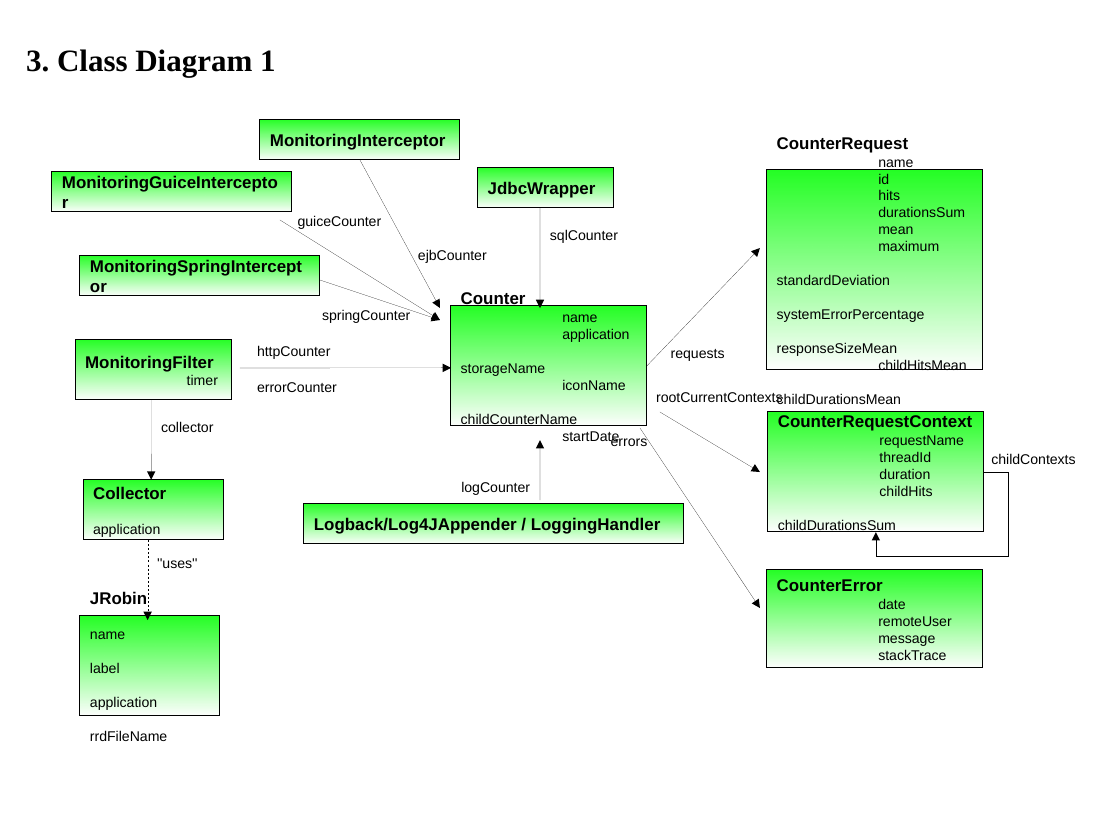
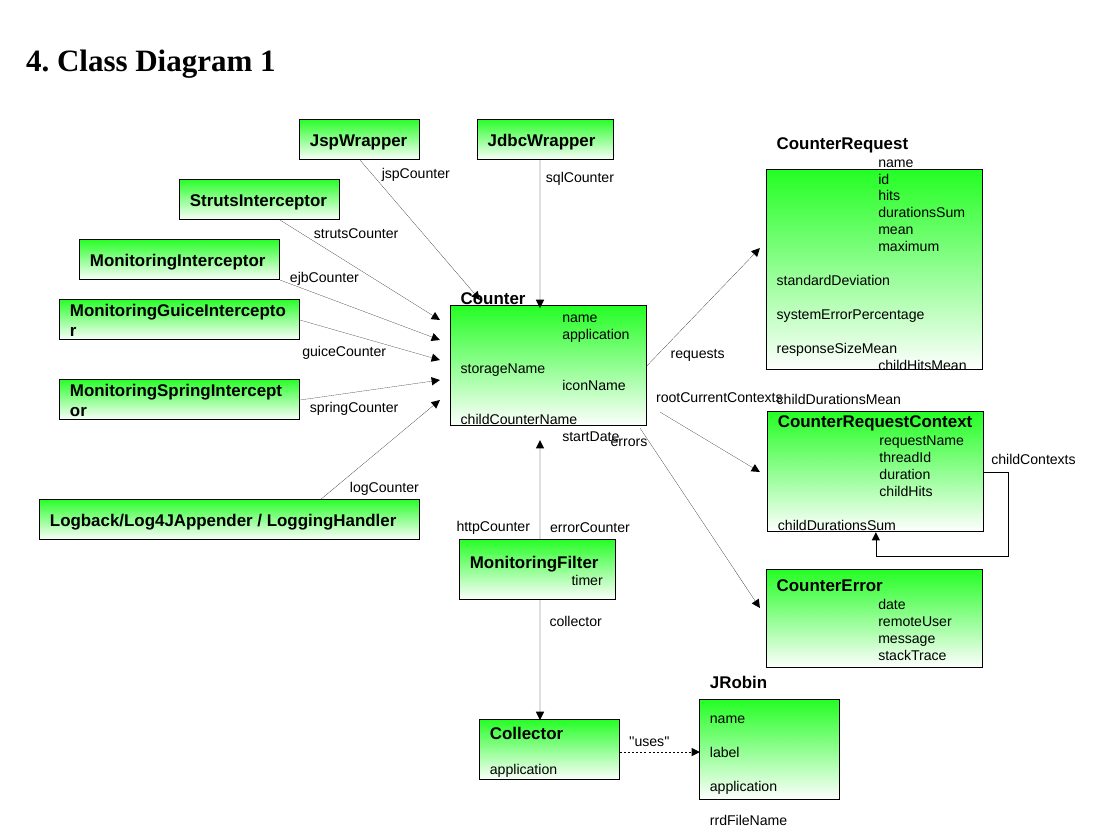
Before and after one commit to saschagrebe/javamelody, a slide deck: slide 4 of javamelody-core/src/site/resources/Map.odp. Drawn at 1120x840 pixels with LibreOffice and Linux fonts; fonts in the diff are those of the drawing. Boxes give left, top, right and bottom in pixels: in the first picture for what was removed or moved away, otherwise in the second. Text is boxed around its words. In the diff, an @@ line names an element or a change of style, - is before the commit and + after.

Commit message:
doc struts

```diff
--- a/javamelody-core/src/site/resources/Map.odp
+++ b/javamelody-core/src/site/resources/Map.odp
@@ text at (26,49,276,76): text changed @@
-3. Class Diagram 1
+4. Class Diagram 1
@@ rectangle added at (300,120,420,160), fill gradient #23FF23, outline #000000 0 pt, 12 pt, text #000000, bold @@
+JspWrapper
@@ rectangle "JdbcWrapper": place and size @@
-rectangle "JdbcWrapper" at (478,168,614,207)
+rectangle "JdbcWrapper" at (478,120,614,160)
@@ arrow moved from (360, 160) - (440, 308) to (360, 160) - (480, 300) @@
@@ text added at (382,167,450,181), 10 pt, text #000000 @@
+jspCounter
@@ text "sqlCounter": place and size @@
-text "sqlCounter" at (550,229,618,243)
+text "sqlCounter" at (546,171,614,185)
@@ arrow moved from (540, 208) - (540, 308) to (540, 160) - (540, 308) @@
@@ rectangle added at (180,180,339,220), fill gradient #23FF23, outline #000000 0 pt, 12 pt, text #000000, bold @@
+StrutsInterceptor
@@ text added at (314,228,398,242), 10 pt, text #000000 @@
+strutsCounter
@@ rectangle "MonitoringInterceptor": place and size @@
-rectangle "MonitoringInterceptor" at (260,120,460,160)
+rectangle "MonitoringInterceptor" at (80,240,281,279)
@@ text "ejbCounter": place and size @@
-text "ejbCounter" at (418,249,487,263)
+text "ejbCounter" at (290,271,359,286)
@@ arrow added from (281, 281) to (440, 340), #000000 0 pt @@
@@ rectangle "MonitoringGuiceInterceptor": place and size @@
-rectangle "MonitoringGuiceInterceptor" at (52,172,292,211)
+rectangle "MonitoringGuiceInterceptor" at (60,300,300,339)
@@ arrow moved from (320, 281) - (440, 320) to (300, 320) - (440, 360) @@
@@ text "guiceCounter": place and size @@
-text "guiceCounter" at (298,215,382,229)
+text "guiceCounter" at (302,345,386,359)
@@ rectangle "MonitoringSpringInterceptor": place and size @@
-rectangle "MonitoringSpringInterceptor" at (80,256,320,296)
+rectangle "MonitoringSpringInterceptor" at (60,380,300,420)
@@ arrow moved from (240, 368) - (451, 368) to (300, 400) - (440, 380) @@
@@ arrow removed from (151, 400) to (151, 480) @@
@@ text "springCounter": place and size @@
-text "springCounter" at (322,309,410,323)
+text "springCounter" at (310,401,398,415)
@@ arrow added from (320, 500) to (440, 400), #000000 0 pt @@
@@ arrow moved from (540, 500) - (540, 440) to (540, 540) - (540, 440) @@
@@ text "logCounter": place and size @@
-text "logCounter" at (461,481,530,495)
+text "logCounter" at (350,481,419,495)
@@ rectangle "Logback/Log4JAppender / LoggingHandler": place and size @@
-rectangle "Logback/Log4JAppender / LoggingHandler" at (304,504,684,544)
+rectangle "Logback/Log4JAppender / LoggingHandler" at (40,500,420,540)
@@ text "httpCounter": place and size @@
-text "httpCounter" at (257,345,331,359)
+text "httpCounter" at (457,520,531,534)
@@ text "errorCounter": place and size @@
-text "errorCounter" at (257,382,337,392)
+text "errorCounter" at (550,522,630,532)
@@ arrow removed from (147, 540) to (147, 620) @@
@@ rectangle "MonitoringFilter": place and size @@
-rectangle "MonitoringFilter" at (75,339,232,399)
+rectangle "MonitoringFilter" at (460,540,617,600)
@@ text "collector": place and size @@
-text "collector" at (161,421,213,432)
+text "collector" at (550,615,602,626)
@@ arrow added from (540, 601) to (540, 721), #000000 0 pt @@
@@ rectangle "JRobin": place and size @@
-rectangle "JRobin" at (80,616,221,715)
+rectangle "JRobin" at (700,700,841,800)
@@ rectangle "Collector": place and size @@
-rectangle "Collector" at (83,480,224,540)
+rectangle "Collector" at (480,721,620,781)
@@ text "''uses''": place and size @@
-text "''uses''" at (157,558,197,568)
+text "''uses''" at (629,736,669,746)
@@ arrow added from (620, 752) to (700, 752), #000000 0 pt @@
```
Also in this commit, not shown: 3 other slides changed.
